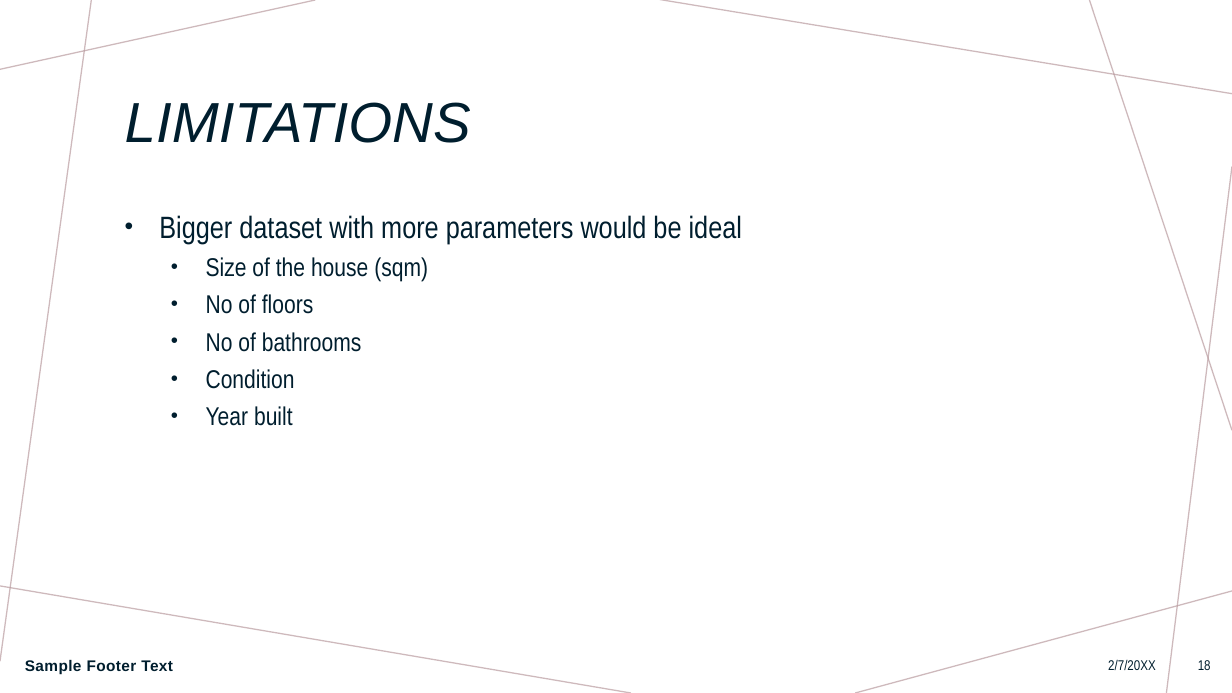
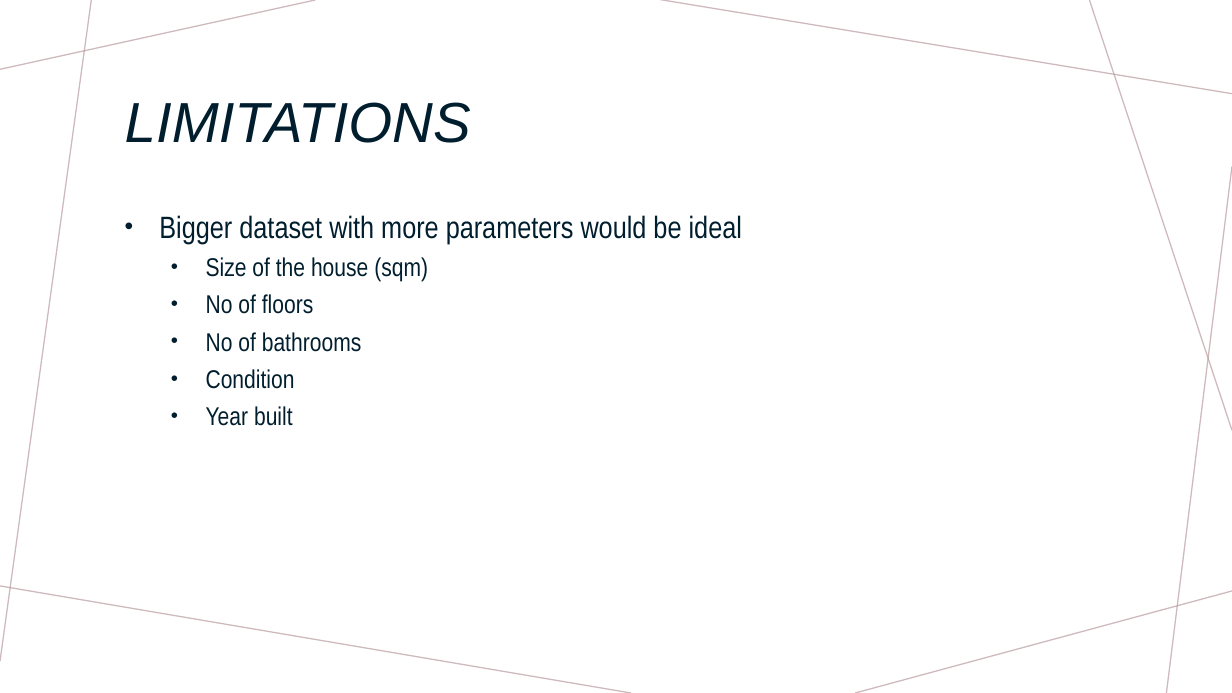
Before and after one commit to Anguyensfg/project-4, a slide deck: slide 18 of Project 4.pptx. Drawn at 1232x693 pixels with LibreOffice and Linux fonts; fonts in the diff are those of the drawing. Boxes give left, top, right and bottom in pixels: in the first picture for what was removed or moved away, otherwise in the second. Text is boxed around its words. In the diff, an @@ line names an element or a change of style, - is before the commit and + after.

```diff
--- a/Project 4.pptx
+++ b/Project 4.pptx
@@ text removed at <box>25,660,173,674</box> @@
-Sample Footer Text
@@ text removed at <box>1108,660,1156,670</box> @@
-2/7/20XX
@@ page number removed at <box>1198,660,1211,670</box> @@
-18
```
Also in this commit, not shown: 5 other slides changed.
